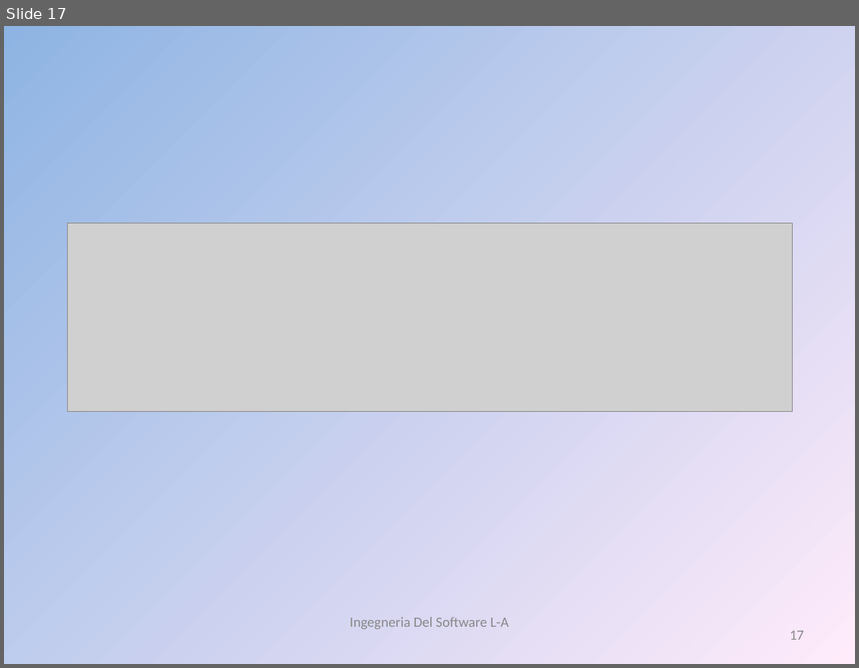
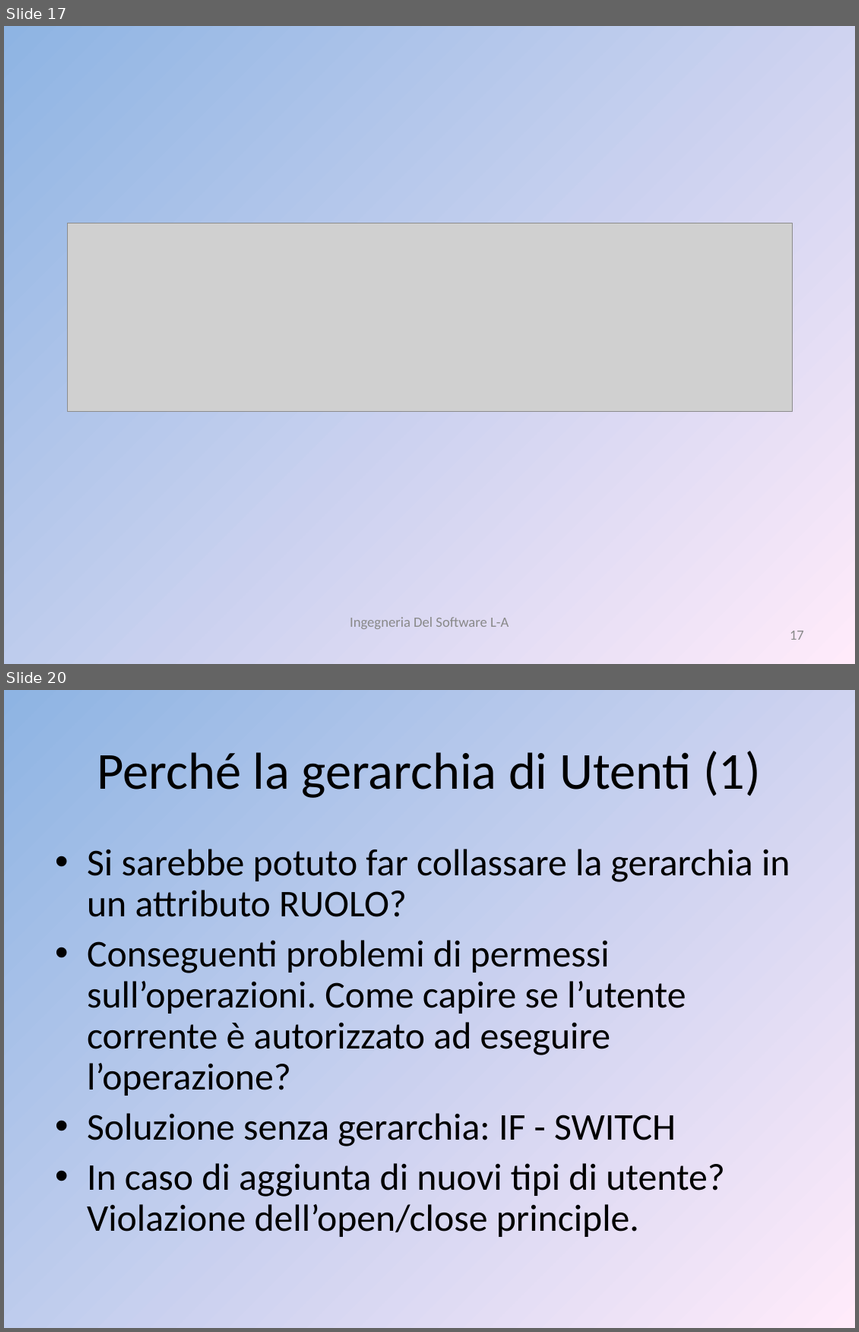
Before and after one commit to liannario/ingsoftbo, a slide deck: ViaggiateSicuri.ppt. Shown one above the other, each under a label of ours: slide 17 before the commit, slides 17 and 20 after it; the slides between them are not shown. The pictures are 859x668 and 859x1332 pixels, drawn with LibreOffice and Linux fonts; fonts in the diff are those of the drawing; grey boxes stand for pictures. Boxes give left, top, right and bottom in pixels: in the first picture for what was removed or moved away, otherwise in the second. Text is boxed around its words. In the diff, an @@ line names an element or a change of style, - is before the commit and + after.

```diff
--- a/ViaggiateSicuri.ppt
+++ b/ViaggiateSicuri.ppt
@@ slide 20 added at (4,690,855,1328), background gradient #8EB4E3 to #FFEBFA @@
@@ title added at (97,751,761,798), 44 pt, text #000000 @@
+Perché la gerarchia di Utenti (1)
@@ text added at (87,849,791,1237), 32 pt, text #000000 @@
+• Si sarebbe potuto far collassare la gerarchia in un attributo RUOLO?
+• Conseguenti problemi di permessi sull’operazioni. Come capire se l’utente corrente è autorizzato ad eseguire l’operazione?
+• Soluzione senza gerarchia: IF - SWITCH
+• In caso di aggiunta di nuovi tipi di utente? Violazione dell’open/close principle.
```
Also in this commit, not shown: 1 slide changed, 7 other slides added.
